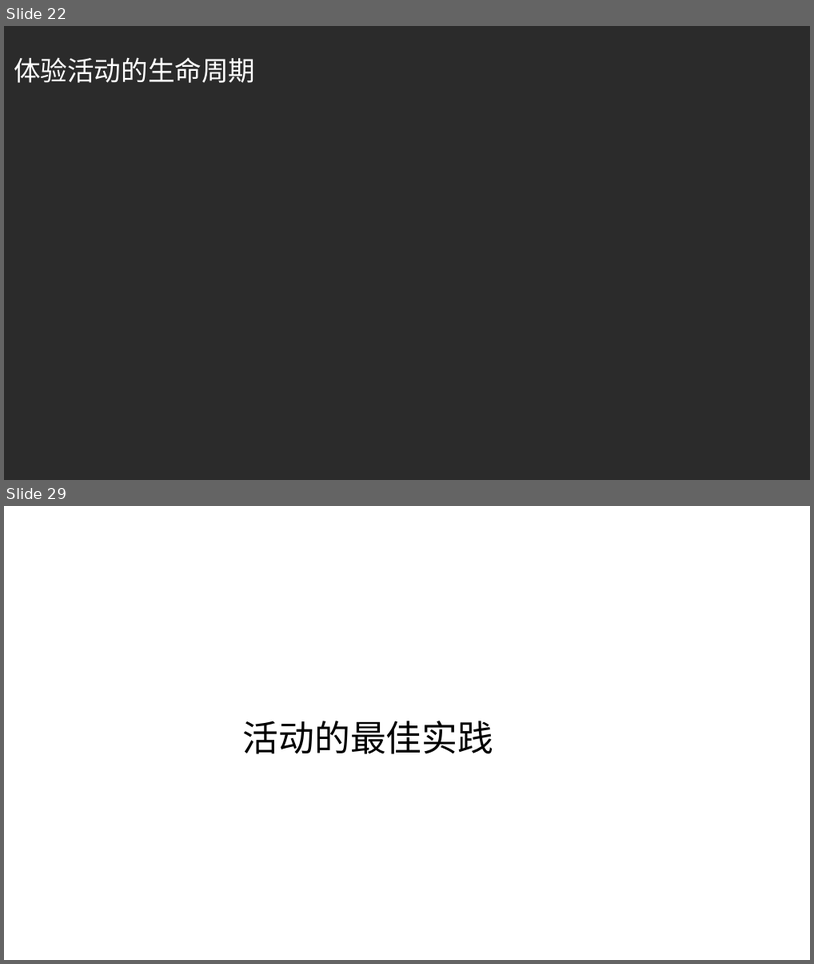
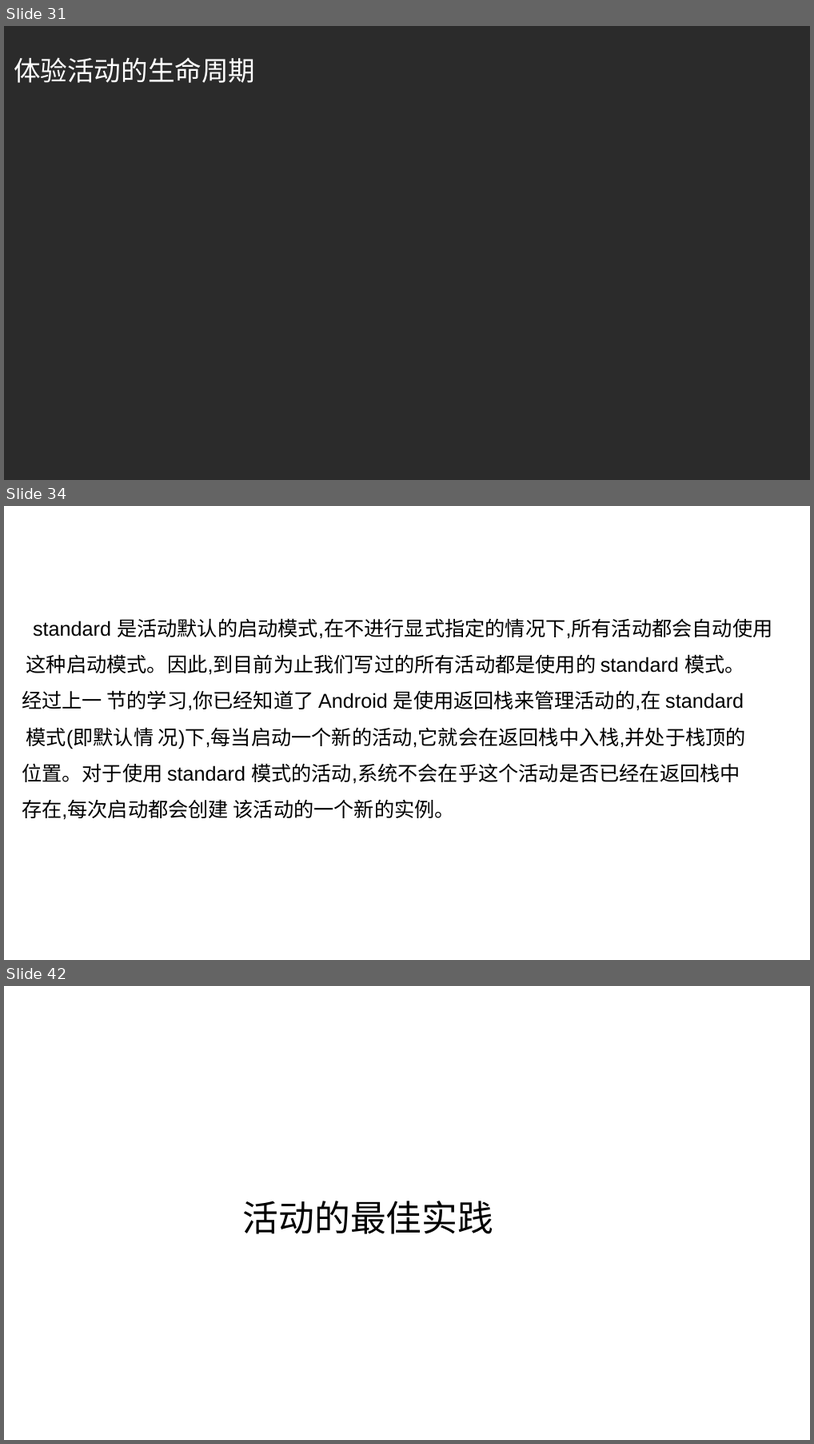
Before and after one commit to guoyang123/androidppt, a slide deck: 第二章探究活动/探究活动Activity.ppt. Shown one above the other, each under a label of ours: slides 22 and 29 before the commit, slides 31, 34 and 42 after it; the slides between them are not shown. The pictures are 814x964 and 814x1444 pixels, drawn with LibreOffice and Linux fonts; fonts in the diff are those of the drawing; background and template pictures are left out; a plain dark background stands for a picture behind light text. Boxes give left, top, right and bottom in pixels: in the first picture for what was removed or moved away, otherwise in the second. Text is boxed around its words. In the diff, an @@ line names an element or a change of style, - is before the commit and + after.

```diff
--- a/第二章探究活动/探究活动Activity.ppt
+++ b/第二章探究活动/探究活动Activity.ppt
@@ slide 34 added at box(4, 506, 810, 960), background picture (left out) @@
@@ text added at box(5, 529, 130, 570), 24 pt, text #FFFFFF @@
+Standard
@@ text added at box(22, 618, 773, 820), 18 pt, text #000000 @@
+standard 是活动默认的启动模式,在不进行显式指定的情况下,所有活动都会自动使用
+这种启动模式。因此,到目前为止我们写过的所有活动都是使用的 standard 模式。
+经过上一 节的学习,你已经知道了 Android 是使用返回栈来管理活动的,在 standard
+模式(即默认情 况)下,每当启动一个新的活动,它就会在返回栈中入栈,并处于栈顶的
+位置。对于使用 standard 模式的活动,系统不会在乎这个活动是否已经在返回栈中
+存在,每次启动都会创建 该活动的一个新的实例。
@@ what was slide 22 is now slide 31 @@
@@ what was slide 29 is now slide 42 @@
```
Also in this commit, not shown: 10 slides changed, 21 other slides added, 12 slides removed.
